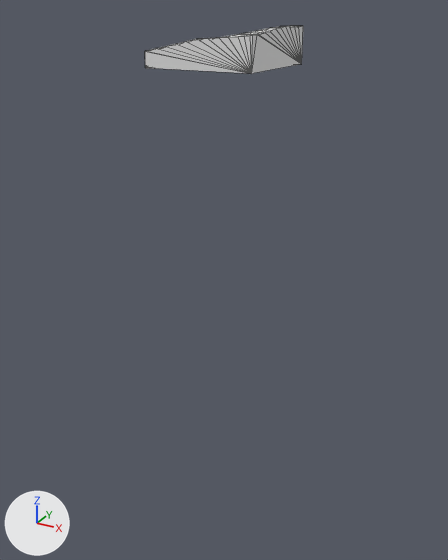
The glTF model assets/terrain/surface_pieces/surf_7_26.glb: old version first, new version second.
One viewpoint serves both versions: a camera (50 mm lens) standing at (-58.84, -47.54, -27.67) and looking at (-72.73, -22.27, -40.3). Lighting does not change. The marker at lower left points along +X, +Y and +Z. The first picture is the older version. Mesh edges are drawn as thin lines. Where no turn or scale is listed for an object, it has been applied to the vertices.

Objects in the first picture: 'geometry_0'.
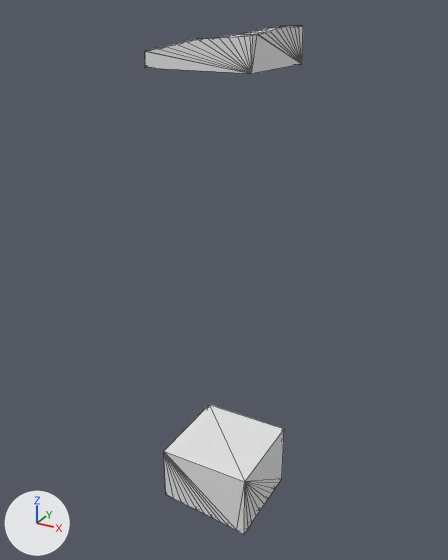
What differs and where, as boxes [x1, y1, x2, y2] in the pictures (448 x 560 px):
```json
{"object": "layer_5", "change": "added", "after": [164, 405, 284, 534]}
```

Scene script edits in JSON lines:
```json
{"op": "add", "block": "me_layer_5", "code": ["me_layer_5 = bpy.data.meshes.new('layer_5')", "me_layer_5.from_pydata(...)  # 73 vertices, 142 faces; spans x -75.0..-70.0, y -25.0..-20.0, z -53.64..-50.0"]}
{"op": "add", "block": "ob_layer_5", "code": ["ob_layer_5 = bpy.data.objects.new('layer_5', me_layer_5)", "ob_layer_5.location = (0.0, 0.0, 0.0)"]}
```
